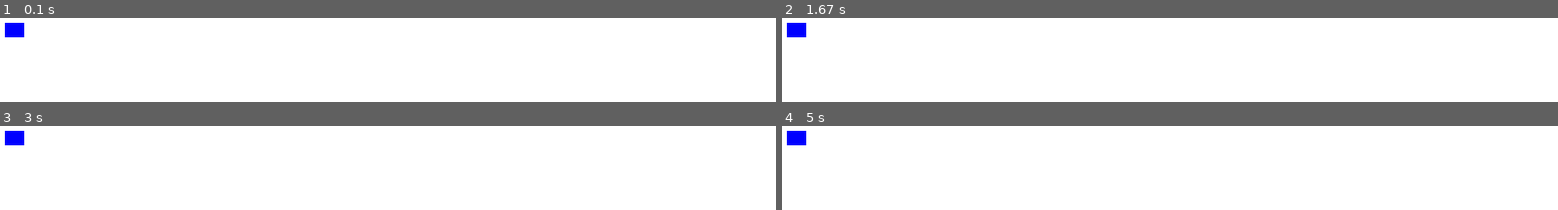
Above: before the commit, frames 1-4 (two rows, left to right).
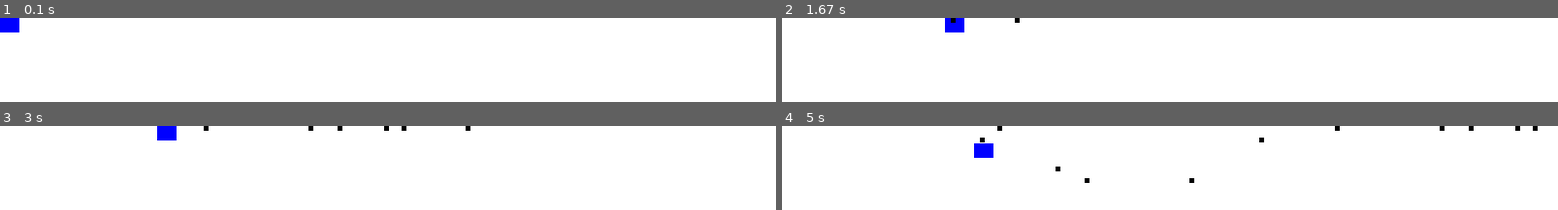
Above: after the commit, the same moments.

Repository: chronarchitect/pygame-arcade
Game: pygame game, started from bullets/my_bullets.py
Same seed, same stepped clock (60 frames per second), same inputs: the game is played once before the commit and once after it.
Inputs:
- Up to frame 1 (0.1 s): no input
- Up to frame 2 (1.67 s): hold Space 0.33-0.8 s; hold D 0.33-0.8 s; tap Enter at 0.83 s; hold D 1.17-1.63 s; tap Space at 1.23, 1.53 s
- Up to frame 3 (3 s): hold W 1.67-1.97 s; tap Space at 1.73, 2.07, 2.37, 2.57, 2.87 s; hold D 2-2.47 s; hold A from 2.5 s (still down)
- Up to frame 4 (5 s): release A at 3.03 s; hold S 3.07-3.37 s; tap Space at 3.13, 3.47, 3.77, 3.9, 4.3, 4.6, 4.97 s; hold A 3.4-3.8 s; hold W 3.83-4.2 s; hold D 4.23-4.87 s; hold S from 4.9 s (still down)

The runs differ from the first frame. In frame 1, 0.4% of the frame differs, in the area x 0-4%, y 0-23%; in frame 2, 0.9%; in frame 3, 1.1%; in frame 4, 1.3%, in the area x 0-98%, y 0-68%.

Commit message:
Minor Changes

Diff:
--- a/bullets/my_bullets.py
+++ b/bullets/my_bullets.py
@@ -16,10 +16,36 @@
 
         self.rect = self.image.get_rect()
 
+        self.change_x = 0
+        self.change_y = 0
+
+    def move(self, direction):
+        if direction == 'left':
+            self.change_x = -3
+        elif direction == 'right':
+            self.change_x = 3
+        elif direction == 'up':
+            self.change_y = -3
+        elif direction == 'down':
+            self.change_y = 3
+
+    def stop(self, direction):
+        if direction == 'left' or direction == 'right':
+            self.change_x = 0
+        elif direction == 'up' or direction == 'down':
+            self.change_y = 0
+
     def update(self):
-        pos = pygame.mouse.get_pos()
-        self.rect.x = pos[0]
-        self.rect.y = pos[1]
+        self.rect.x = self.rect.x + self.change_x
+        self.rect.y = self.rect.y + self.change_y
+        if self.rect.bottom > constants.SCREEN_HEIGHT:
+            self.rect.bottom = constants.SCREEN_HEIGHT
+        elif self.rect.top < 0:
+            self.rect.top = 0
+        elif self.rect.right > constants.SCREEN_WIDTH:
+            self.rect.right = constants.SCREEN_WIDTH
+        elif self.rect.left < 0:
+            self.rect.left = 0
 
 class Bullet(pygame.sprite.Sprite):
     """
@@ -67,12 +93,26 @@
     for event in pygame.event.get():
         if event.type == pygame.QUIT:
             done = True
-        elif event.type == pygame.MOUSEBUTTONDOWN:
-            bullet = Bullet(constants.BLACK, 5, 5)
-            bullet.rect.x = gun.rect.x
-            bullet.rect.y = gun.rect.y
-            all_sprites_list.add(bullet)
-            bullet_list.add(bullet)
+        elif event.type == pygame.KEYDOWN:
+            if event.key == pygame.K_SPACE:
+                bullet = Bullet(constants.BLACK, 5, 5)
+                bullet.rect.x = gun.rect.x
+                bullet.rect.y = gun.rect.y
+                all_sprites_list.add(bullet)
+                bullet_list.add(bullet)
+            elif event.key == pygame.K_w:
+                gun.move('up')
+            elif event.key == pygame.K_s:
+                gun.move('down')
+            elif event.key == pygame.K_d:
+                gun.move('right')
+            elif event.key == pygame.K_a:
+                gun.move('left')
+        elif event.type == pygame.KEYUP:
+            if event.key == pygame.K_w or event.key == pygame.K_s:
+                gun.stop('up')
+            elif event.key == pygame.K_a or event.key == pygame.K_d:
+                gun.stop('left')
 
     # --- Game logic should go here
     all_sprites_list.update()
Not shown, changed: map-render/MAP
